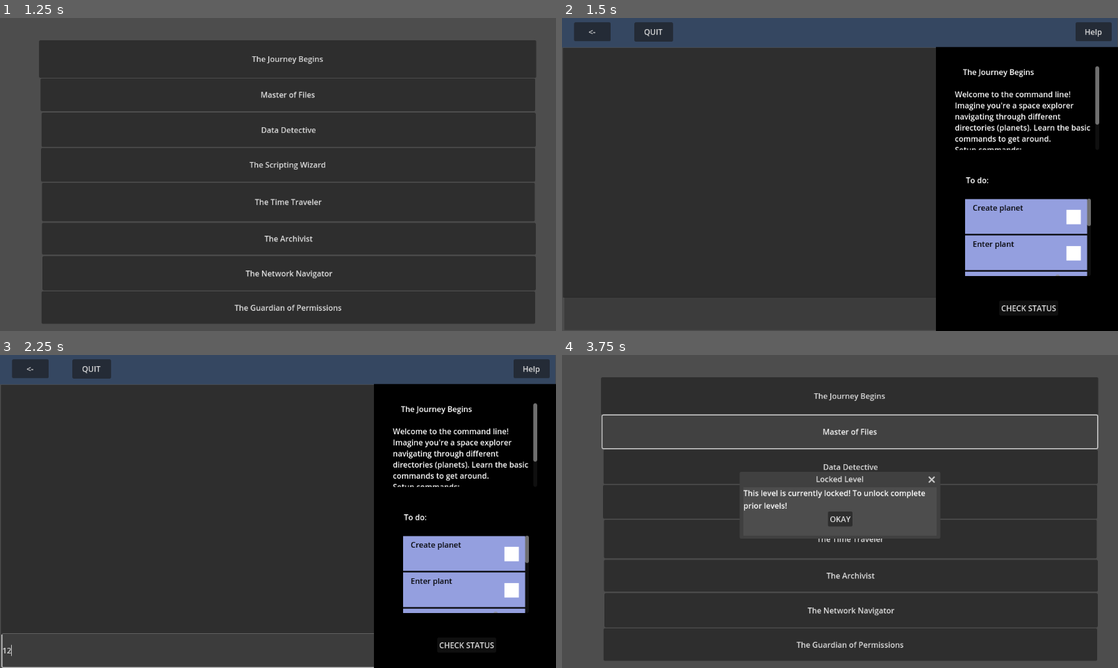
Above: before the commit, frames 1-4 (two rows, left to right).
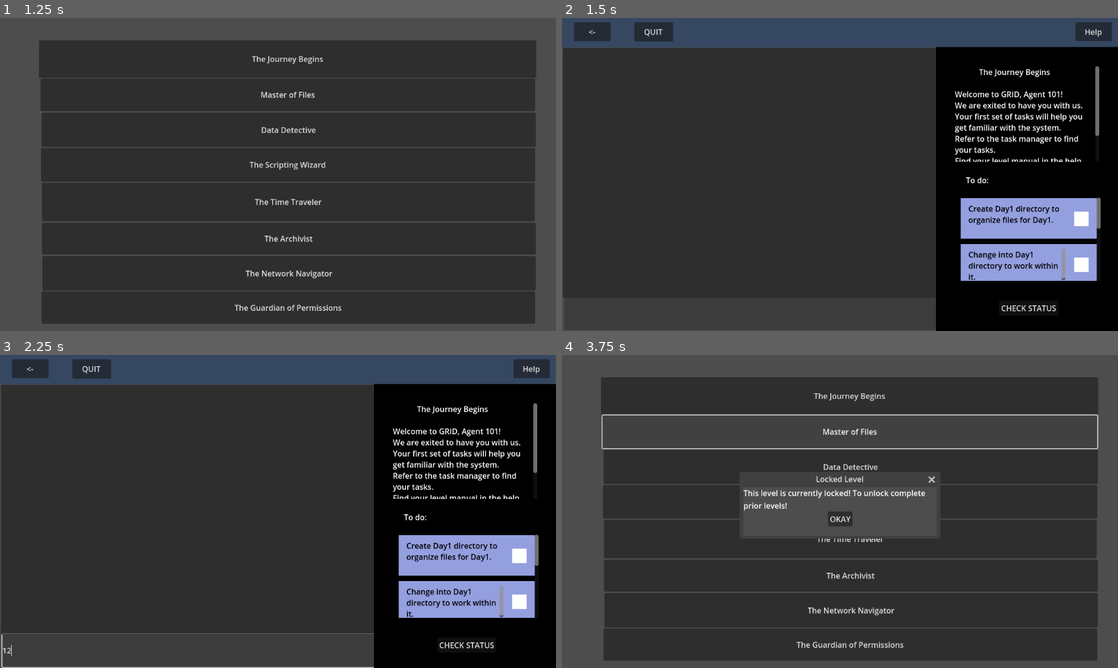
Above: after the commit, the same moments.

Repository: Pradeepaa001/Essentials
Game: Godot game, scene res://Scenes/main.tscn
Same seed, same stepped clock (60 frames per second), same inputs: the game is played once before the commit and once after it.
Inputs (mouse positions are in pixels of both pictures, inside the frame that each line leads up to):
- Up to frame 1 (1.25 s): click "LEVELS" at 0.5 s
- Up to frame 2 (1.5 s): click "The Journey Begins" at 1.25 s
- Up to frame 3 (2.25 s): click (189, 649) at 2.02 s; type "12" at 2.1 s
- Up to frame 4 (3.75 s): click "<-" at 2.75 s; click "Master of Files" at 3.5 s

Frame 1 is identical in both runs. In frame 2, 4.8% of the frame differs, in the area x 70-97%, y 16-84%; in frame 3, 4.8%; in frame 4, nothing differs.

Commit message:
Worked on story and tasks for level1

Diff:
--- a/Scenes/level_1.tscn
+++ b/Scenes/level_1.tscn
@@ -22,7 +22,7 @@
 offset_left = 515.0
 offset_top = -113.0
 offset_right = 814.0
-offset_bottom = 60.0
+offset_bottom = 85.0
 
 [node name="check" type="Button" parent="."]
 offset_left = 607.0
--- a/Scenes/task.tscn
+++ b/Scenes/task.tscn
@@ -10,8 +10,8 @@
 
 [node name="HBoxContainer" type="HBoxContainer" parent="."]
 offset_top = 1.0
-offset_right = 262.0
-offset_bottom = 73.0
+offset_right = 283.0
+offset_bottom = 85.0
 
 [node name="Panel" type="Panel" parent="HBoxContainer"]
 layout_mode = 2
@@ -21,14 +21,14 @@
 [node name="RichTextLabel" type="RichTextLabel" parent="HBoxContainer/Panel"]
 layout_mode = 0
 offset_left = 16.0
-offset_top = 6.0
-offset_right = 196.0
-offset_bottom = 68.0
+offset_top = 10.0
+offset_right = 217.0
+offset_bottom = 75.0
 theme_override_colors/default_color = Color(0, 0, 0, 1)
 
 [node name="ColorRect" type="ColorRect" parent="HBoxContainer/Panel"]
 layout_mode = 0
-offset_left = 210.0
-offset_top = 22.0
-offset_right = 240.0
-offset_bottom = 52.0
+offset_left = 235.0
+offset_top = 28.0
+offset_right = 265.0
+offset_bottom = 58.0
--- a/Scenes/task_manager.tscn
+++ b/Scenes/task_manager.tscn
@@ -35,10 +35,10 @@
 anchors_preset = -1
 anchor_left = 0.5
 anchor_right = 0.5
-offset_left = -129.0
-offset_top = 314.0
-offset_right = 132.0
-offset_bottom = 474.0
+offset_left = -138.0
+offset_top = 312.0
+offset_right = 152.0
+offset_bottom = 484.0
 grow_horizontal = 2
 
 [node name="VBoxContainer" type="VBoxContainer" parent="BoxContainer/Panel/ScrollContainer"]
--- a/Scripts/level_1.gd
+++ b/Scripts/level_1.gd
@@ -1,28 +1,46 @@
 extends Node2D
+var level_intro = "\t\t\tThe Journey Begins\n\nWelcome to GRID, Agent 101!\nWe are exited to have you with us.
+Your first set of tasks will help you get familiar with the system.
+Refer to the task manager to find your tasks.
+Find your level manual in the help section of your toolbar.
+You can use the Level Manual to finish your tasks"
 
-var level_title = "\tThe Journey Begins\n"
-var level_description = "Welcome to the command line! Imagine you're a space explorer navigating through different directories (planets). Learn the basic commands to get around."
-var level_setup_commands = ["mkdir planet", "cd planet", "touch resource1 resource2 resource3"]
 var level_congrats_message = "Well done, Explorer! You've gathered your first resources."
-var level_manual = "mkdir - make directories
+
+var level_manual = "\t\t\tLevel Commands
+
+mkdir - make directories
 Create the directory, if they do not already exist.
 					   mkdir <DIRECTORY_NAME>
 
 cd - change directory
-Navigate to a specific directory by specifying its
-path or the name of the directory
+Navigate to a specific directory by specifying its path or the name of the directory
 					   cd <DIRECTORY_NAME>
+The command 'cd ..' can be used to return to the previous working directory
 
 touch - change file timestamps
 Used to create a new empty file and to change the
 timestamps of existing files.
 					   touch <FILE_NAME>
 
+rm - remove
+Remove files or directories
+					   rm <FILE_NAME>
+					   rm -rf <DIRECTORY_NAME>
+
+man - Manual
+An interface to the system reference manuals
+					   man <COMMAND>
+Note - use 'man level' to access our level manual
+
 
 Press 'q' to exit the manual!
 
 use rm - rf to delete the files after task completion
 to keep your directory clean"
+
+var task_count = 3
+var instructions = ["Create Day1 directory to organize files for Day1.", "Change into Day1 directory to work within it.", "Create file1.txt, file2.txt, and file3.txt for practice."]
 
 var task_scene = load("res://Scenes/task.tscn")
 var SaveSystem = preload("res://SaveSystem.gd")
@@ -32,38 +50,33 @@
 	var man_level = $Toolbar/WindowDialog/InfoLabel
 	man_level.text = level_manual
 	var output = $RichTextLabel
-	output.text += level_title + "\n"
-	var commands = ""
-	for element in level_setup_commands:
-		commands += str(element) + "\n"
-	output.text += level_description + "\nSetup commands:\n" + commands
+	output.text += level_intro
 	add_tasks()
 
 func add_tasks():
-	var task_count = 3; var task
-	var instructions = ["Create planet", "Enter plant", "Create resources:\nresource1\nresource2\nresource3"]
+	var task
 	var task_manager = $Task_manager/BoxContainer/Panel/ScrollContainer/VBoxContainer
 	for idx in task_count:
 		task = task_scene.instantiate().duplicate()
 		var instruction = task.get_node("HBoxContainer/Panel/RichTextLabel")
 		instruction.text = instructions[idx]
 		task_manager.add_child(task)
-		task.position = Vector2(0, (task_manager.get_child_count() - 1) * 75)
+		task.position = Vector2(0, (task_manager.get_child_count() - 1) * 95)
 
 func task1_status() -> bool:
 	var dir = DirAccess.open("res://user")
-	if dir.dir_exists("planet"):
+	if dir.dir_exists("Day1"):
 		return true
 	else:
 		return false
 
 func task2_status():
 	var commandline = $Terminal
-	return commandline.pwd == "user/planet"
+	return commandline.pwd == "user/Day1"
 
 func task3_status() -> bool:
 	var commandline = $Terminal
-	var required_files = ["resource1", "resource2", "resource3"]
+	var required_files = ["file1.txt", "file2.txt", "file3.txt"]
 	var files_in_planet = commandline.execute("ls").split("\n")
 	print(files_in_planet)
 	for file in required_files:
